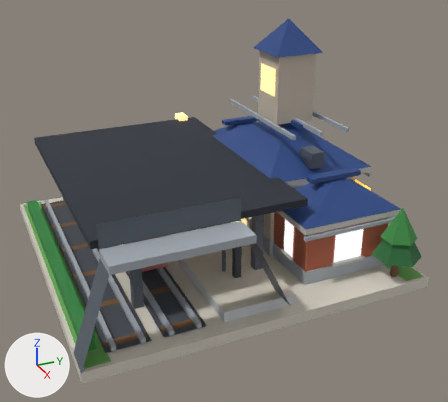
An edit to the glTF model public/models/32.glb, drawn before and after from the same camera.
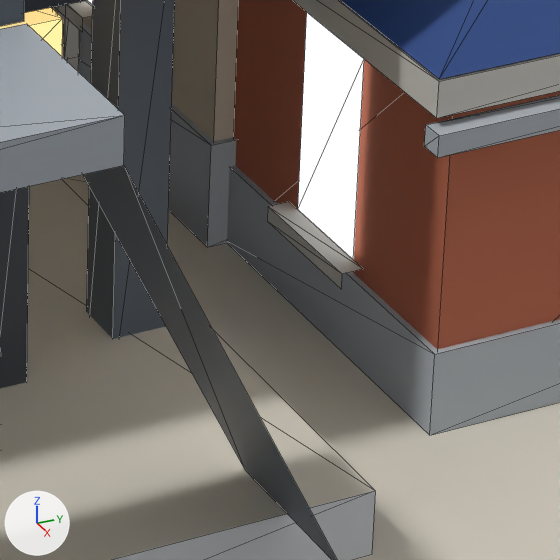
Old and new are each drawn whole from a 50 mm camera at (1.589, -0.637, 0.932) aimed at (0.092, 0.036, 0.183) and again close up on the part from 53% to 72% of the width and 54% to 76% of the height. The lights are fixed; the arrows at lower left show +X, +Y and +Z. The last two pictures show the newer version. The close-ups show mesh edges as thin lines. Vertices at exactly the same position are counted once.

The first close-up shows 'b32'.
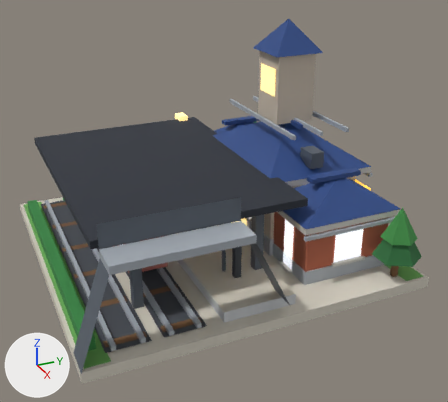
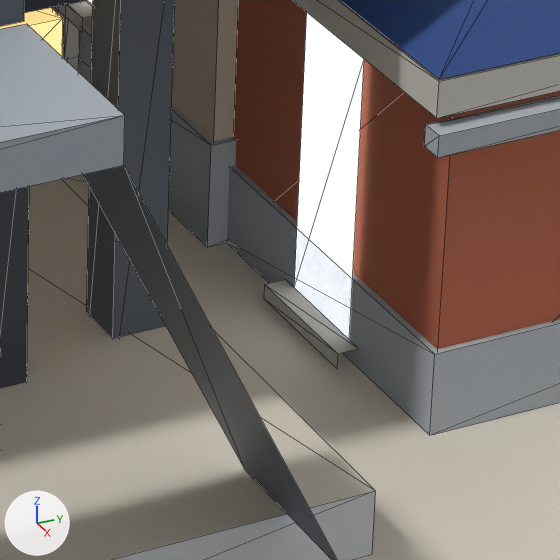
What changed in the scene script:
```text
Change me_b32:
    where me_b32.from_pydata(...)  # 827 vertices, 882 faces; spans x -0.498..0.498, y -0.48..0.48, z 0.0..0.67
    used by ob_b32; location = (0.0, 0.0, 0.0)
    me_b32 part 1: the loose piece of 6 vertices spanning x 0.247..0.313, y 0.137..0.147, z 0.072..0.079 is moved by (0.0, 0.0, -0.04)
    me_b32 part 2
    me_b32.vertices[336].co: (0.255, 0.147, 0.079) -> (0.255, 0.147, 0.039)  # pixel (297, 209) -> pixel (294, 287)
    me_b32.vertices[337].co: (0.305, 0.147, 0.079) -> (0.305, 0.147, 0.039)  # pixel (353, 260) -> pixel (349, 339)
```

Where the change shows, as pixel boxes (x1, y1, x2, y2) in the close-ups (560 x 560 px; the box of a moved part takes in the faces that stretch with it):
part 1 of me_b32, moved or reshaped: before (267, 201, 363, 289); after (264, 279, 359, 368)
part 2 of me_b32, moved or reshaped: before (298, 12, 364, 260); after (294, 12, 364, 339)
